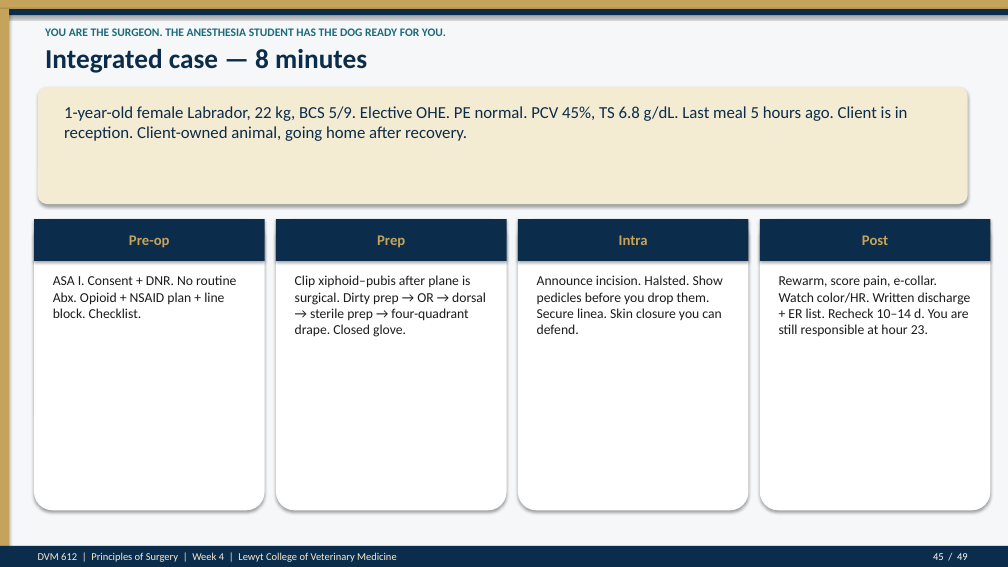
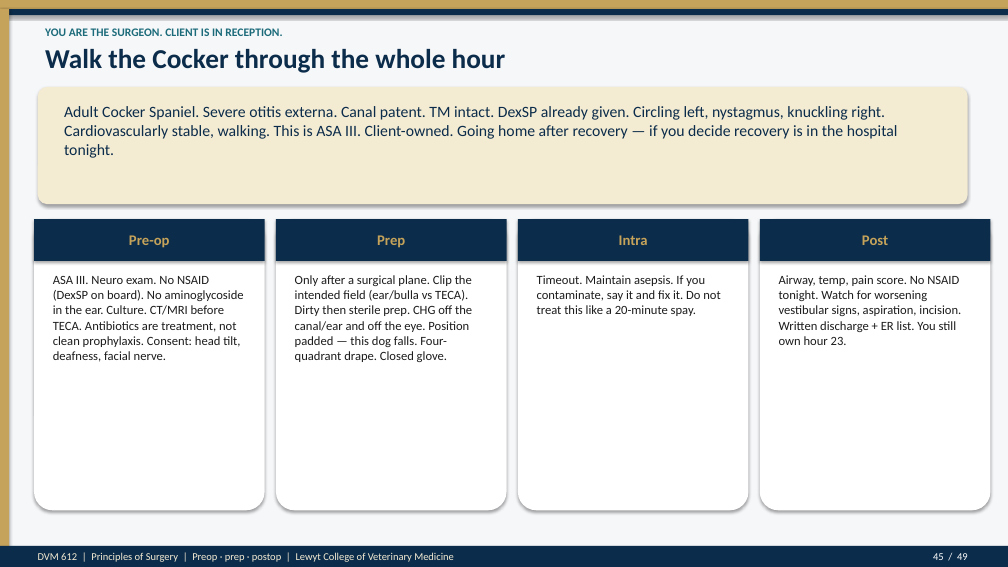
Before and after one commit to drkimvet/happycare, a slide deck: slide 45 of lectures/DVM-612_Week4_Preop_PatientPrep_Postop.pptx. Drawn at 1008x567 pixels with LibreOffice and Linux fonts; fonts in the diff are those of the drawing. Boxes give left, top, right and bottom in pixels: in the first picture for what was removed or moved away, otherwise in the second. Text is boxed around its words. In the diff, an @@ line names an element or a change of style, - is before the commit and + after.

```diff
--- a/lectures/DVM-612_Week4_Preop_PatientPrep_Postop.pptx
+++ b/lectures/DVM-612_Week4_Preop_PatientPrep_Postop.pptx
@@ text at (45, 28, 282, 36): text changed @@
-YOU ARE THE SURGEON. THE ANESTHESIA STUDENT HAS THE DOG READY FOR YOU.
+YOU ARE THE SURGEON. CLIENT IS IN RECEPTION.
@@ text at (45, 49, 506, 73): text changed @@
-Integrated case — 8 minutes
+Walk the Cocker through the whole hour
@@ text at (64, 106, 898, 158): text changed; size 16 to 15 pt @@
-1-year-old female Labrador, 22 kg, BCS 5/9. Elective OHE. PE normal. PCV 45%, TS 6.8 g/dL. Last meal 5 hours ago. Client is in reception. Client-owned animal, going home after recovery.
+Adult Cocker Spaniel. Severe otitis externa. Canal patent. TM intact. DexSP already given. Circling left, nystagmus, knuckling right. Cardiovascularly stable, walking. This is ASA III. Client-owned. Going home after recovery — if you decide recovery is in the hospital tonight.
@@ text at (53, 276, 244, 362): text changed; size 13 to 12 pt @@
-ASA I. Consent + DNR. No routine Abx. Opioid + NSAID plan + line block. Checklist.
+ASA III. Neuro exam. No NSAID (DexSP on board). No aminoglycoside in the ear. Culture. CT/MRI before TECA. Antibiotics are treatment, not clean prophylaxis. Consent: head tilt, deafness, facial nerve.
@@ text at (295, 275, 472, 362): text changed; size 13 to 12 pt @@
-Clip xiphoid–pubis after plane is surgical. Dirty prep → OR → dorsal → sterile prep → four-quadrant drape. Closed glove.
+Only after a surgical plane. Clip the intended field (ear/bulla vs TECA). Dirty then sterile prep. CHG off the canal/ear and off the eye. Position padded — this dog falls. Four-quadrant drape. Closed glove.
@@ text at (537, 275, 720, 316): text changed; size 13 to 12 pt @@
-Announce incision. Halsted. Show pedicles before you drop them. Secure linea. Skin closure you can defend.
+Timeout. Maintain asepsis. If you contaminate, say it and fix it. Do not treat this like a 20-minute spay.
@@ text at (779, 275, 961, 345): text changed; size 13 to 12 pt @@
-Rewarm, score pain, e-collar. Watch color/HR. Written discharge + ER list. Recheck 10–14 d. You are still responsible at hour 23.
+Airway, temp, pain score. No NSAID tonight. Watch for worsening vestibular signs, aspiration, incision. Written discharge + ER list. You still own hour 23.
@@ text at (38, 552, 454, 562): text changed @@
-DVM 612 | Principles of Surgery | Week 4 | Lewyt College of Veterinary Medicine
+DVM 612 | Principles of Surgery | Preop · prep · postop | Lewyt College of Veterinary Medicine
```
Also in this commit, not shown: 45 other slides changed, 2 other files.
